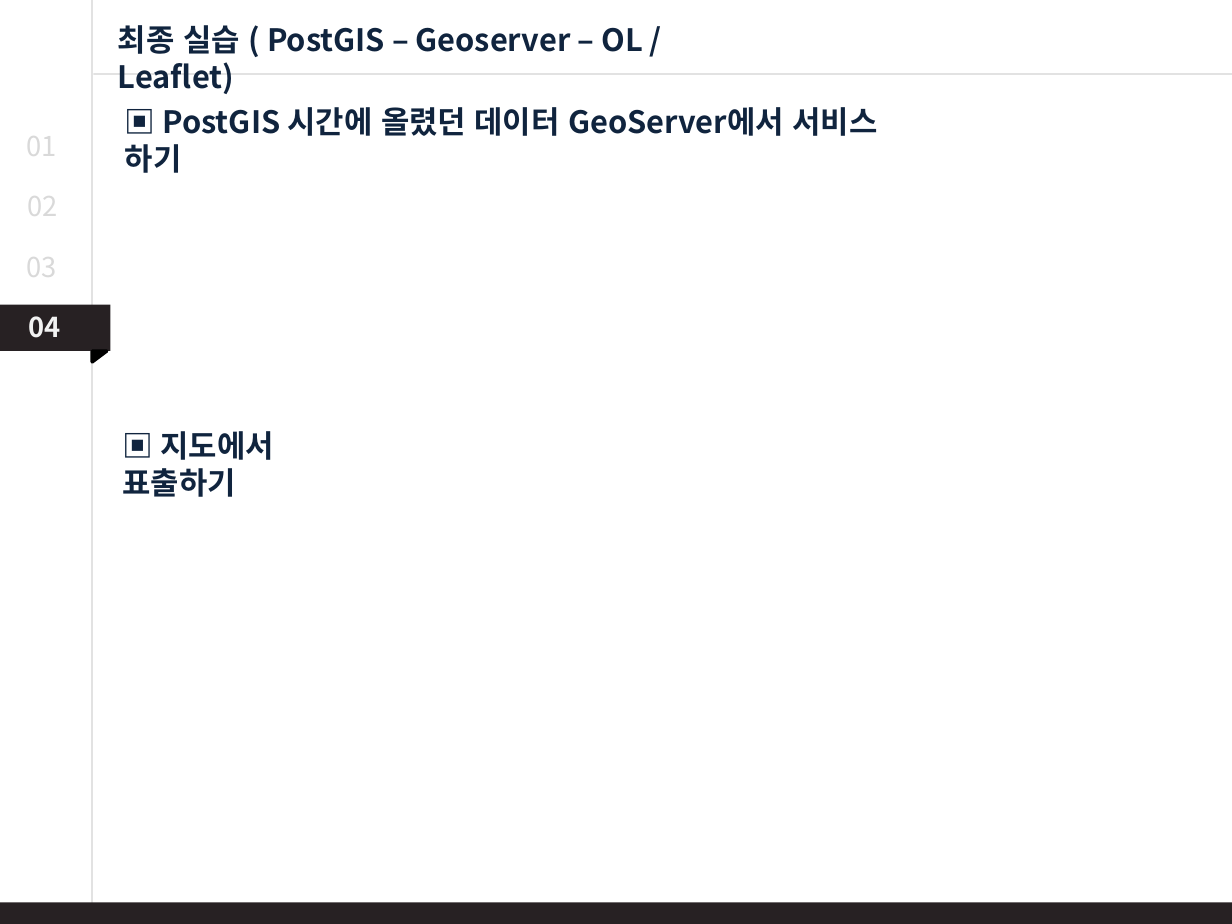
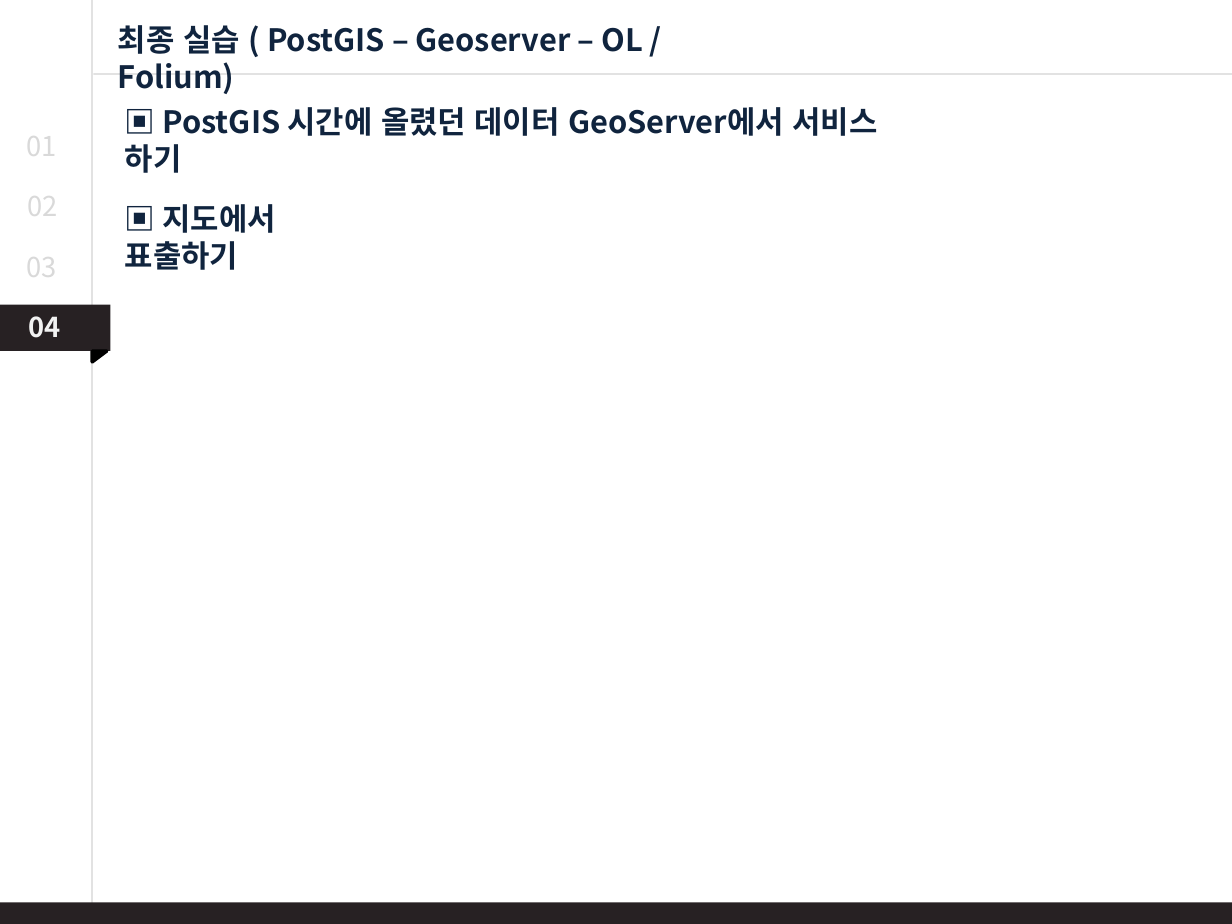
Before and after one commit to swat018/uos_geoserver, a slide deck: slide 27 of GeoServer_박진우.pptx. Drawn at 1232x924 pixels with LibreOffice and Linux fonts; fonts in the diff are those of the drawing. Boxes give left, top, right and bottom in pixels: in the first picture for what was removed or moved away, otherwise in the second. Text is boxed around its words. In the diff, an @@ line names an element or a change of style, - is before the commit and + after.

```diff
--- a/GeoServer_박진우.pptx
+++ b/GeoServer_박진우.pptx
@@ text at (x1=118, y1=25, x2=643, y2=94): text changed @@
-최종 실습 ( PostGIS – Geoserver – OL / Leaflet)
+최종 실습 ( PostGIS – Geoserver – OL / Folium)
@@ text "▣ 지도에서 표출하기" moved from (x1=123, y1=431, x2=273, y2=497) to (x1=125, y1=204, x2=276, y2=270) @@
```
Also in this commit, not shown: 4 other slides changed, 1 slide added.
